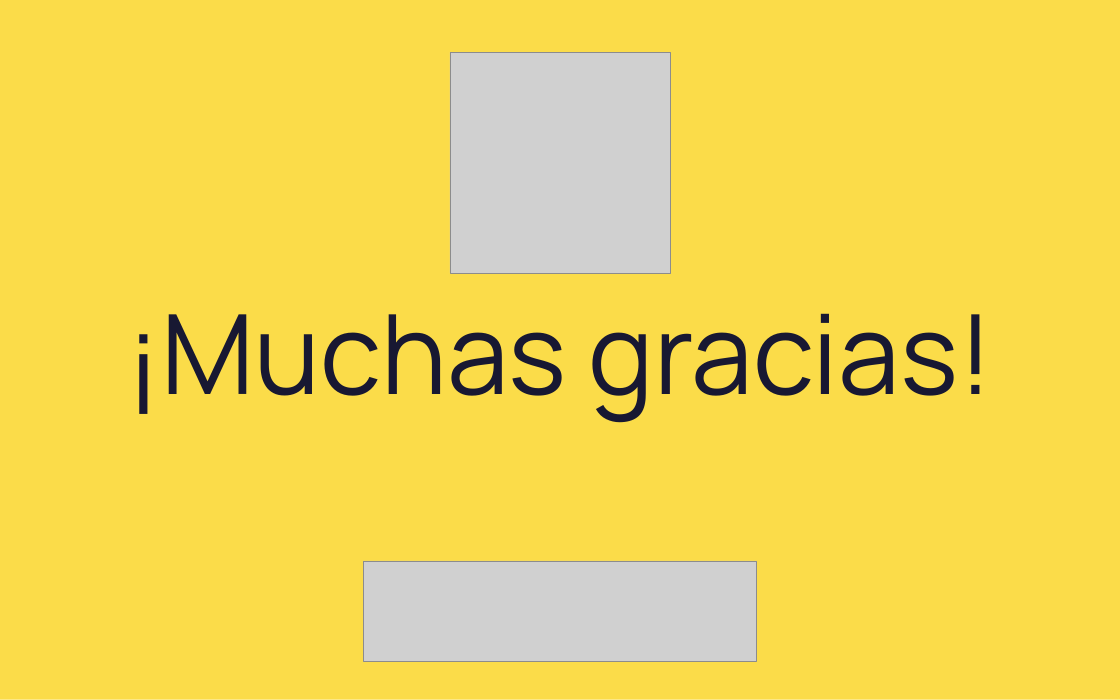
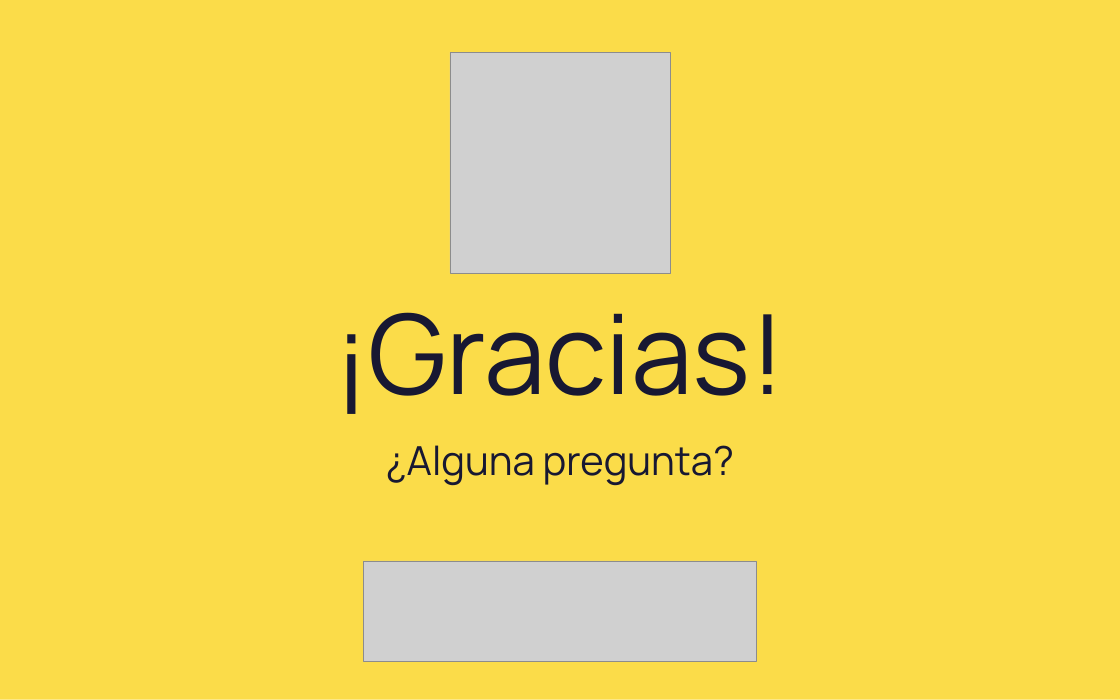
Before and after one commit to pertx1/Lagun, a slide deck: slide 13 of presentacion/Lagun-UNICEF-Lab-Junior.pptx (slide 15 before the commit). Drawn at 1120x700 pixels with LibreOffice and Linux fonts; fonts in the diff are those of the drawing; grey boxes stand for pictures. Boxes give left, top, right and bottom in pixels: in the first picture for what was removed or moved away, otherwise in the second. Text is boxed around its words. In the diff, an @@ line names an element or a change of style, - is before the commit and + after.

```diff
--- a/presentacion/Lagun-UNICEF-Lab-Junior.pptx
+++ b/presentacion/Lagun-UNICEF-Lab-Junior.pptx
@@ text at (x1=334, y1=312, x2=785, y2=414): text changed @@
-¡Muchas gracias!
+¡Gracias!
@@ text added at (x1=386, y1=445, x2=734, y2=486), 60 pt, text #181832 @@
+¿Alguna pregunta?
```
Also in this commit, not shown: 8 other slides changed, 2 slides removed.
